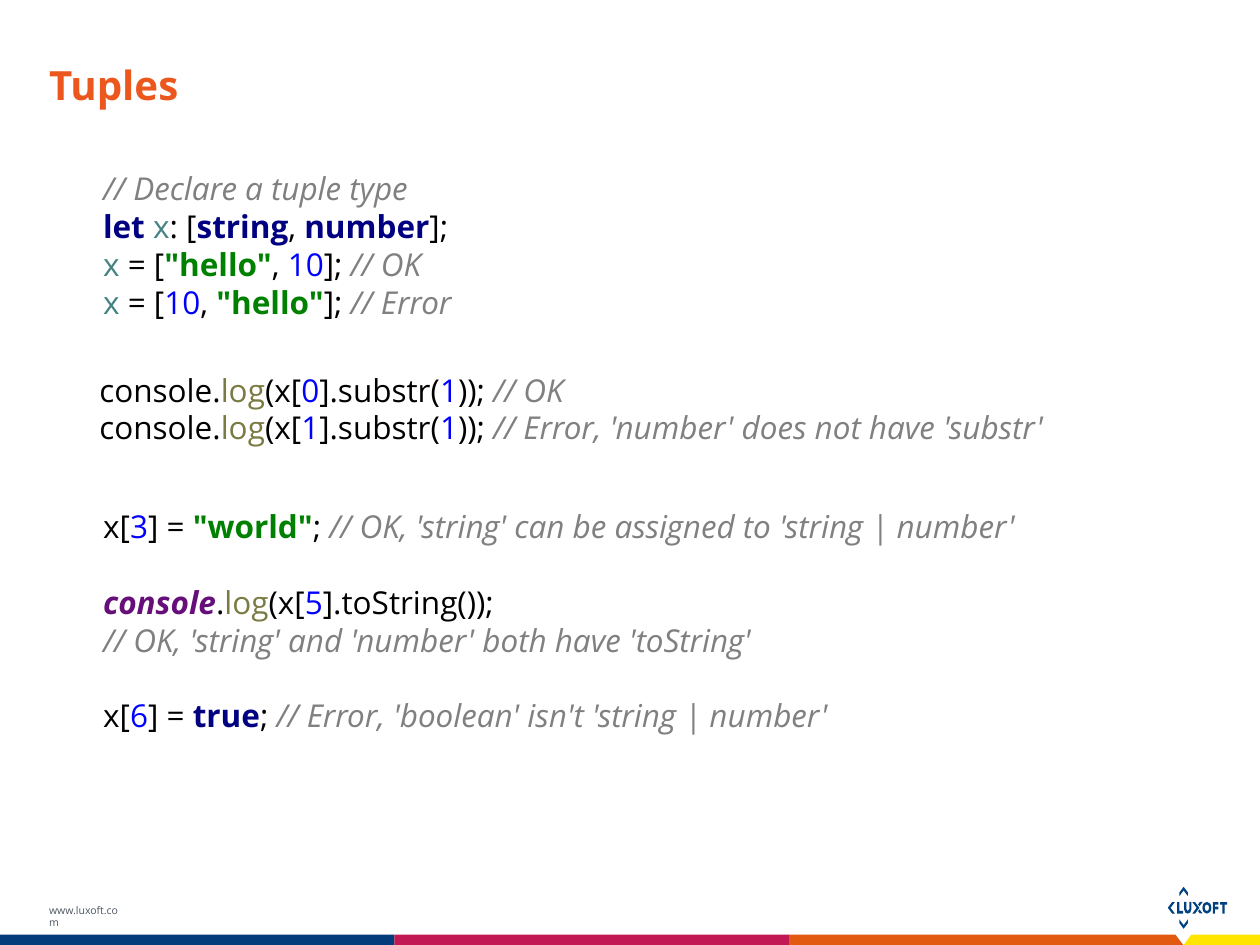
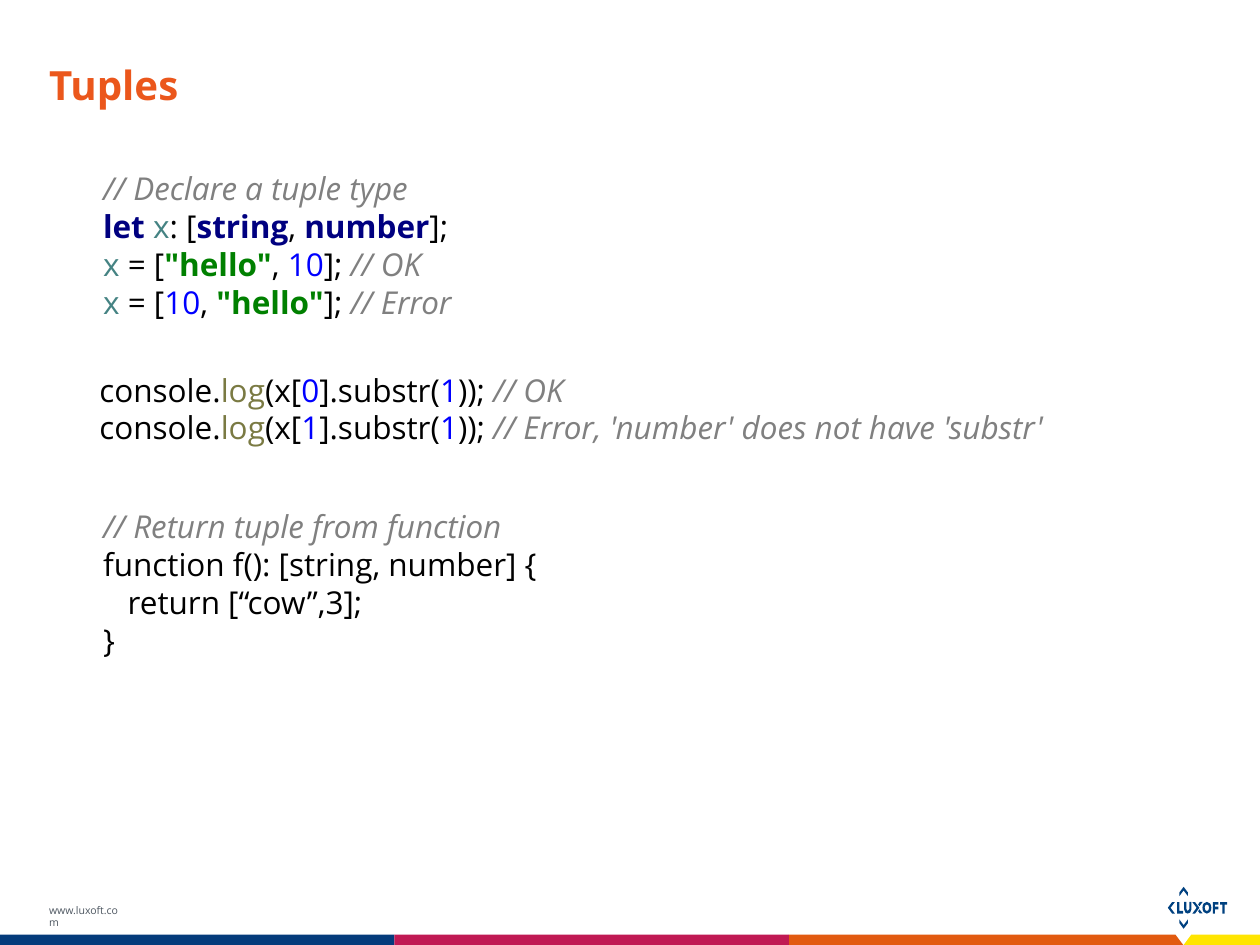
Before and after one commit to Dmdv/A2Course, a slide deck: slide 4 of Docs/TypeScript.pptx. Drawn at 1260x945 pixels with LibreOffice and Linux fonts; fonts in the diff are those of the drawing. Boxes give left, top, right and bottom in pixels: in the first picture for what was removed or moved away, otherwise in the second. Text is boxed around its words. In the diff, an @@ line names an element or a change of style, - is before the commit and + after.

```diff
--- a/Docs/TypeScript.pptx
+++ b/Docs/TypeScript.pptx
@@ text at <box>103,514,516,619</box>: text changed; text colour #808080 to #000000; italic off @@
-x[3] = "world"; // OK, 'string' can be assigned to 'string | number'
-console.log(x[5].toString());
-// OK, 'string' and 'number' both have 'toString'
-x[6] = true; // Error, 'boolean' isn't 'string | number'
+// Return tuple from function
+function f(): [string, number] {
+return [“cow”,3];
+}
```
Also in this commit, not shown: 7 other slides changed, 3 other files.
